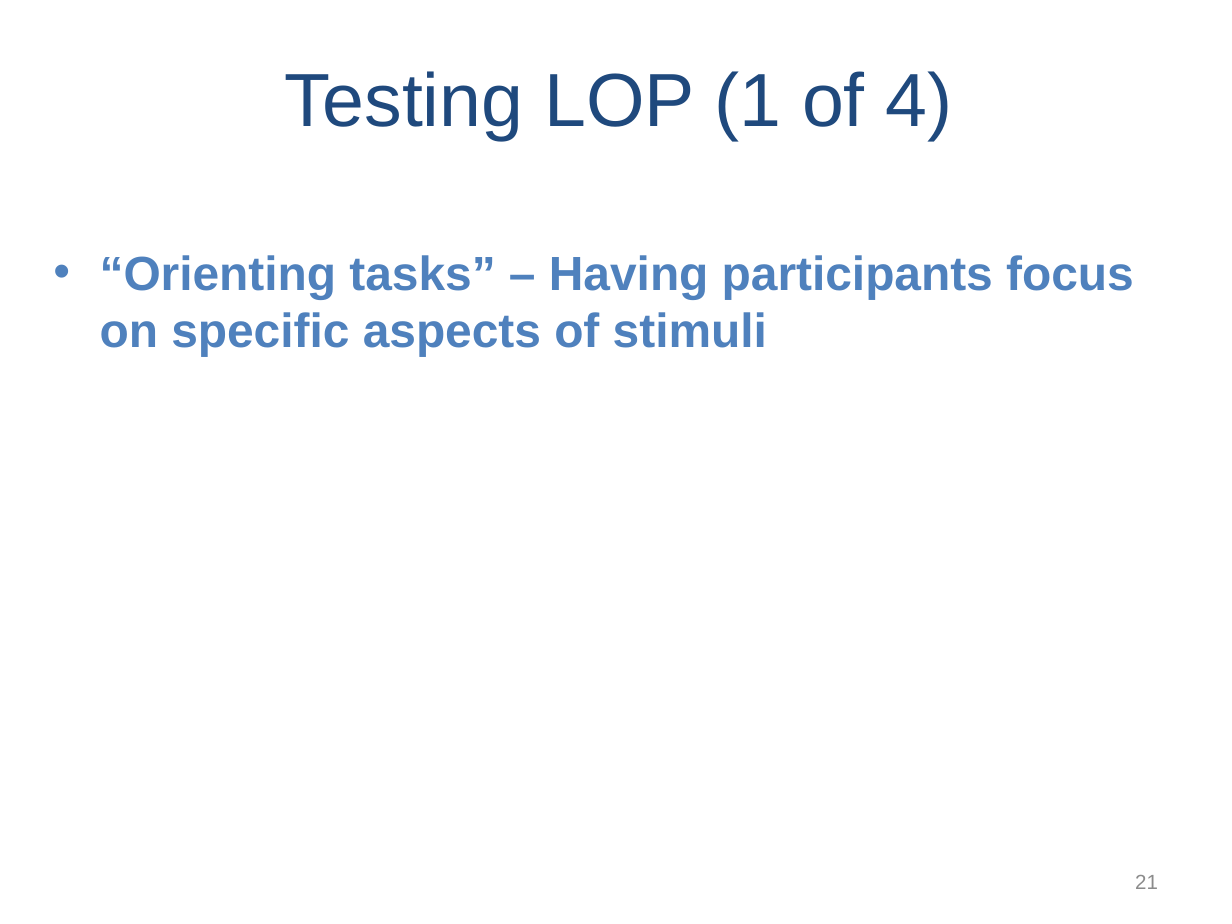
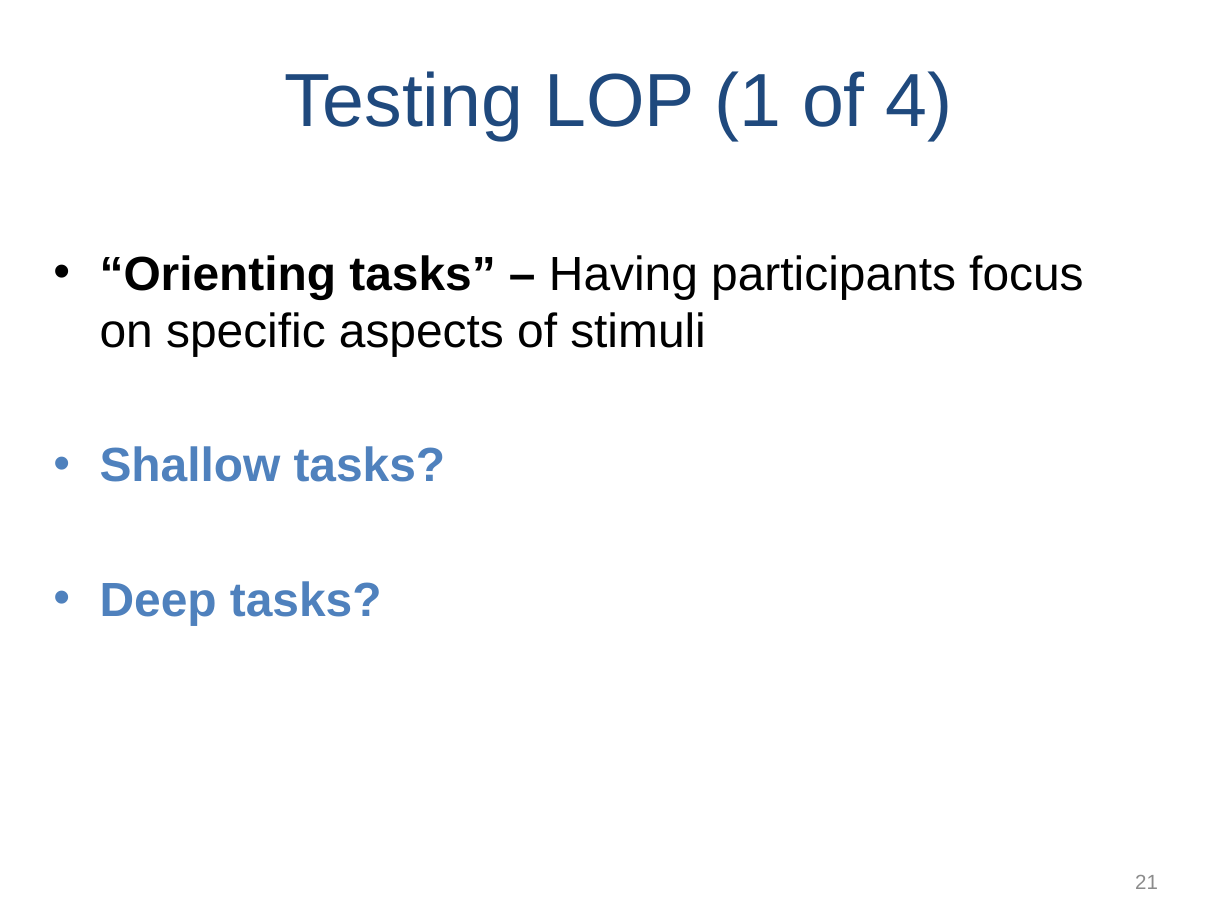
Before and after one commit to npm27/Teaching-Materials, a slide deck: slide 21 of Memory/Slides/Chapter 4.PPTX. Drawn at 1232x924 pixels with LibreOffice and Linux fonts; fonts in the diff are those of the drawing. Boxes give left, top, right and bottom in pixels: in the first picture for what was removed or moved away, otherwise in the second. Text is boxed around its words. In the diff, an @@ line names an element or a change of style, - is before the commit and + after.

```diff
--- a/Memory/Slides/Chapter 4.PPTX
+++ b/Memory/Slides/Chapter 4.PPTX
@@ text at <box>100,255,1083,356</box>: text colour #4F81BD to #000000 in "“Orienting tasks” – Having participants focus on ..."; bold off in "Having participants focus on specific aspects of ..." @@
@@ text at <box>100,446,446,625</box>: paragraphs added @@
+• Shallow tasks?
+• Deep tasks?
```
Also in this commit, not shown: 6 other slides changed.
